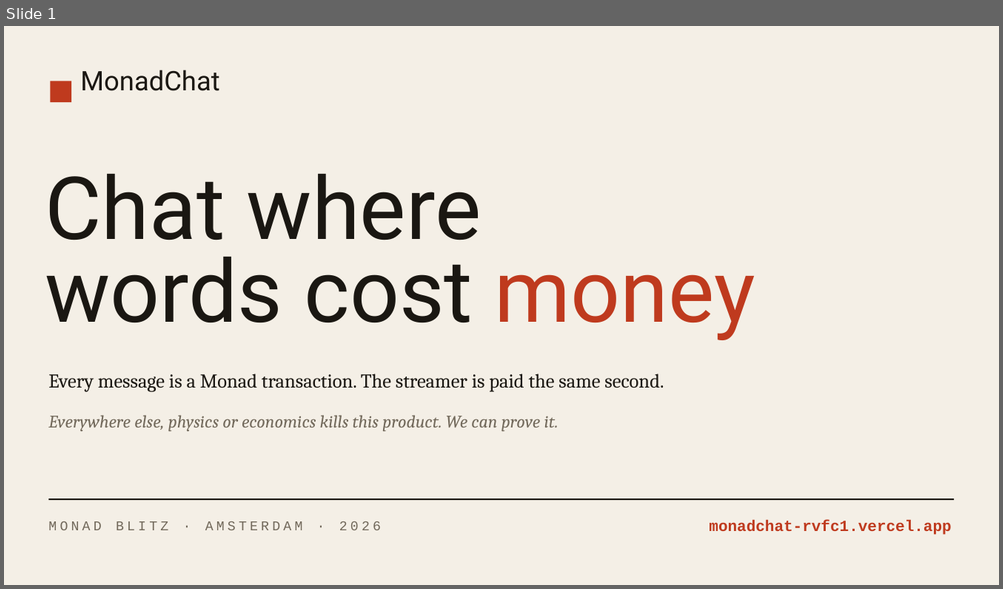
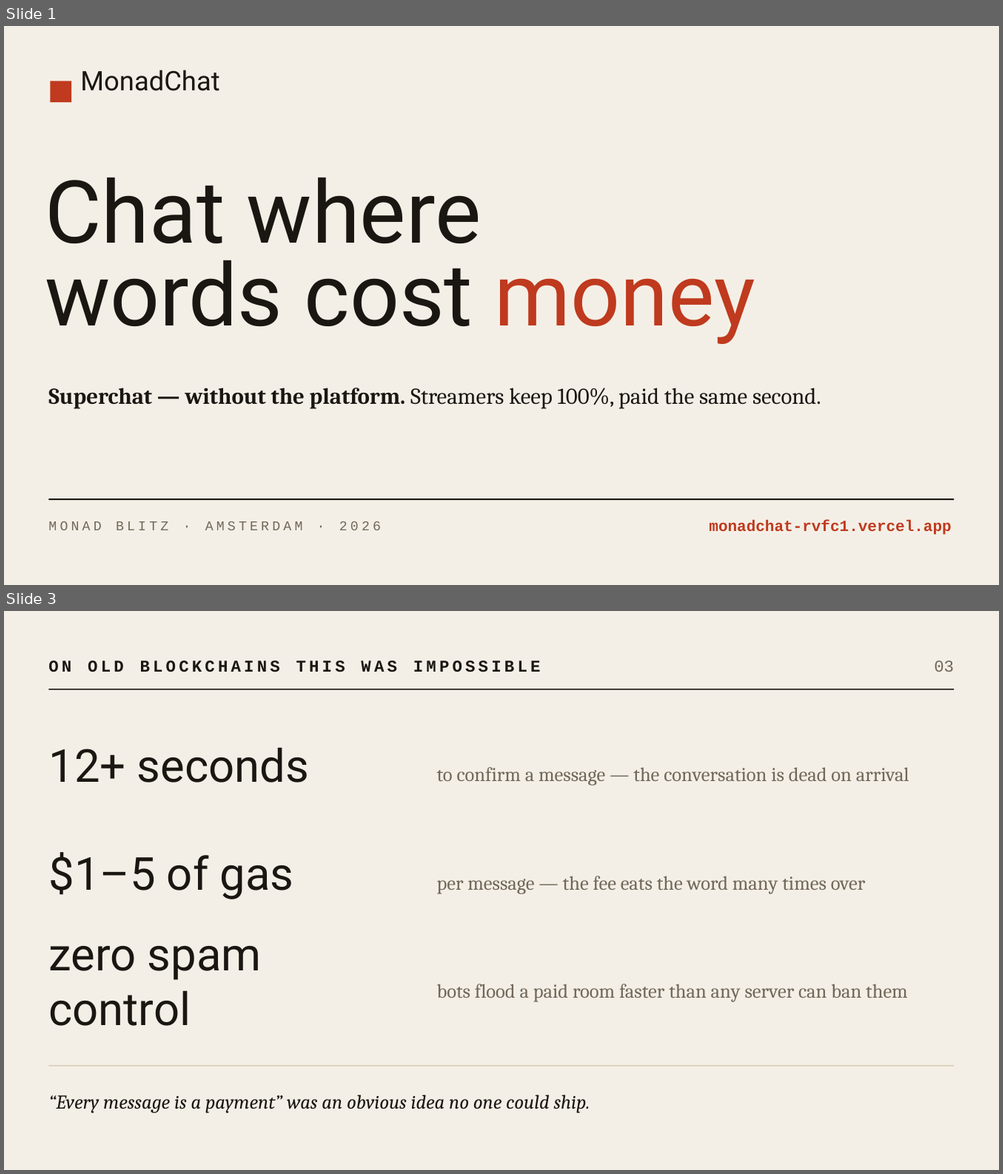
Before and after one commit to Nikita-sud/MonadChat, a slide deck: MonadChat-pitch.pptx. Shown one above the other, each under a label of ours: slide 1 before the commit, slides 1 and 3 after it; the slides between them are not shown. The pictures are 1003x589 and 1003x1174 pixels, drawn with LibreOffice and Linux fonts; fonts in the diff are those of the drawing. Boxes give left, top, right and bottom in pixels: in the first picture for what was removed or moved away, otherwise in the second. Text is boxed around its words. In the diff, an @@ line names an element or a change of style, - is before the commit and + after.

```diff
--- a/MonadChat-pitch.pptx
+++ b/MonadChat-pitch.pptx
@@ slide 3 added at box(4, 611, 999, 1170), background #F4EFE6 @@
@@ text added at box(48, 661, 540, 672), 16 pt, text #1A1712, bold @@
+ON OLD BLOCKCHAINS THIS WAS IMPOSSIBLE
@@ text added at box(933, 661, 953, 672), 16 pt, text #71685A @@
+03
@@ line added from (48, 689) to (954, 689), #1A1712 1.2 pt @@
@@ text added at box(48, 747, 309, 783), 44 pt, text #1A1712 @@
+12+ seconds
@@ text added at box(437, 767, 909, 786), 19 pt, text #71685A @@
+to confirm a message — the conversation is dead on arrival
@@ text added at box(48, 852, 294, 900), 44 pt, text #1A1712 @@
+$1–5 of gas
@@ text added at box(437, 876, 865, 894), 19 pt, text #71685A @@
+per message — the fee eats the word many times over
@@ text added at box(48, 946, 262, 1026), 44 pt, text #1A1712 @@
+zero spam control
@@ text added at box(437, 984, 908, 1002), 19 pt, text #71685A @@
+bots flood a paid room faster than any server can ban them
@@ line added from (48, 1066) to (954, 1066), #D8CDB8 1 pt @@
@@ text added at box(48, 1095, 590, 1113), 19 pt, text #1A1712, italic @@
+“Every message is a payment” was an obvious idea no one could ship.
@@ slide 1 changed as well @@
@@ text "Chat where words cost money": place and size @@
-text "Chat where words cost money" at box(45, 173, 755, 340)
+text "Chat where words cost money" at box(45, 177, 755, 344)
@@ text at box(48, 388, 821, 409): text changed; size 19 to 22 pt @@
-Every message is a Monad transaction. The streamer is paid the same second.
+Superchat — without the platform. Streamers keep 100%, paid the same second.
@@ text removed at box(48, 415, 558, 432) @@
-Everywhere else, physics or economics kills this product. We can prove it.
```
Also in this commit, not shown: 1 other slide changed, 4 other slides added, 5 slides removed.
